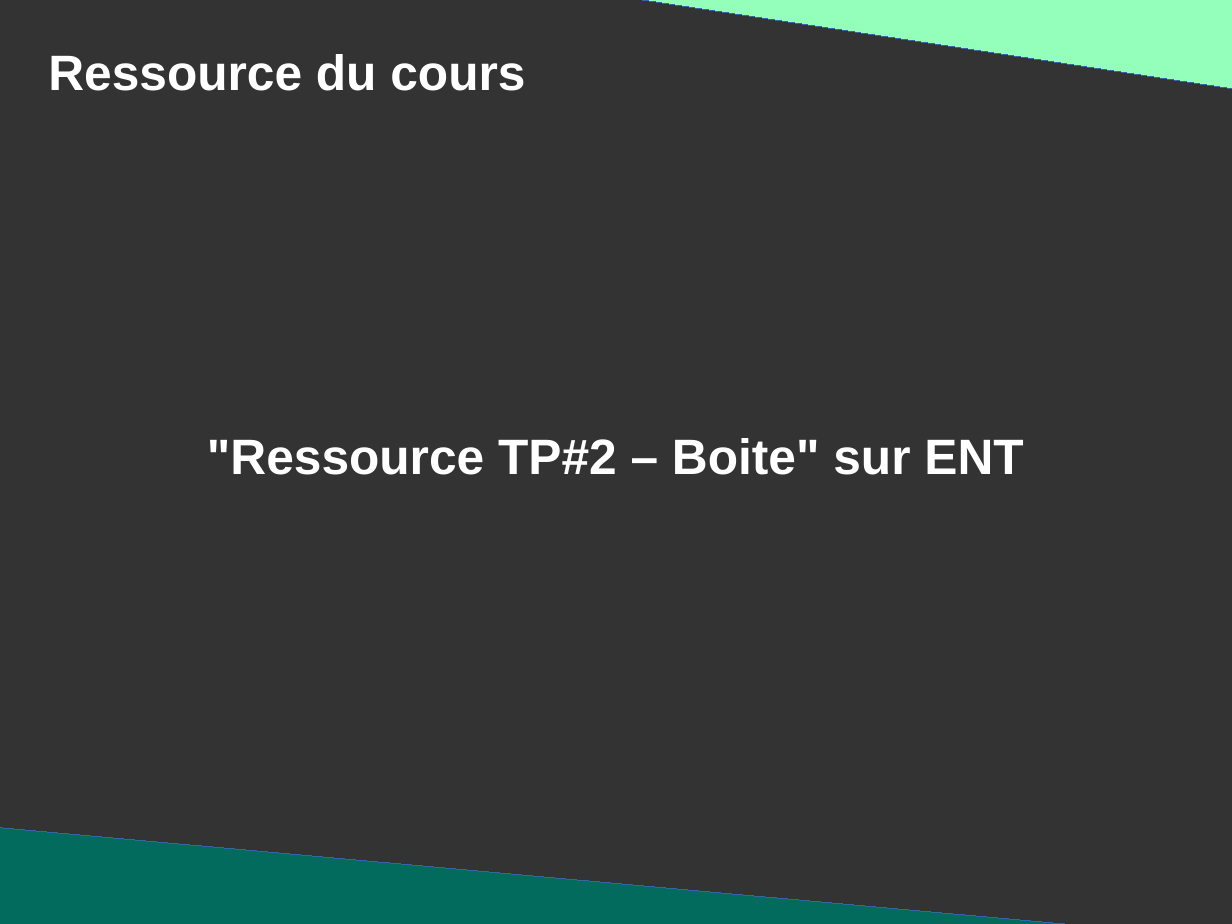
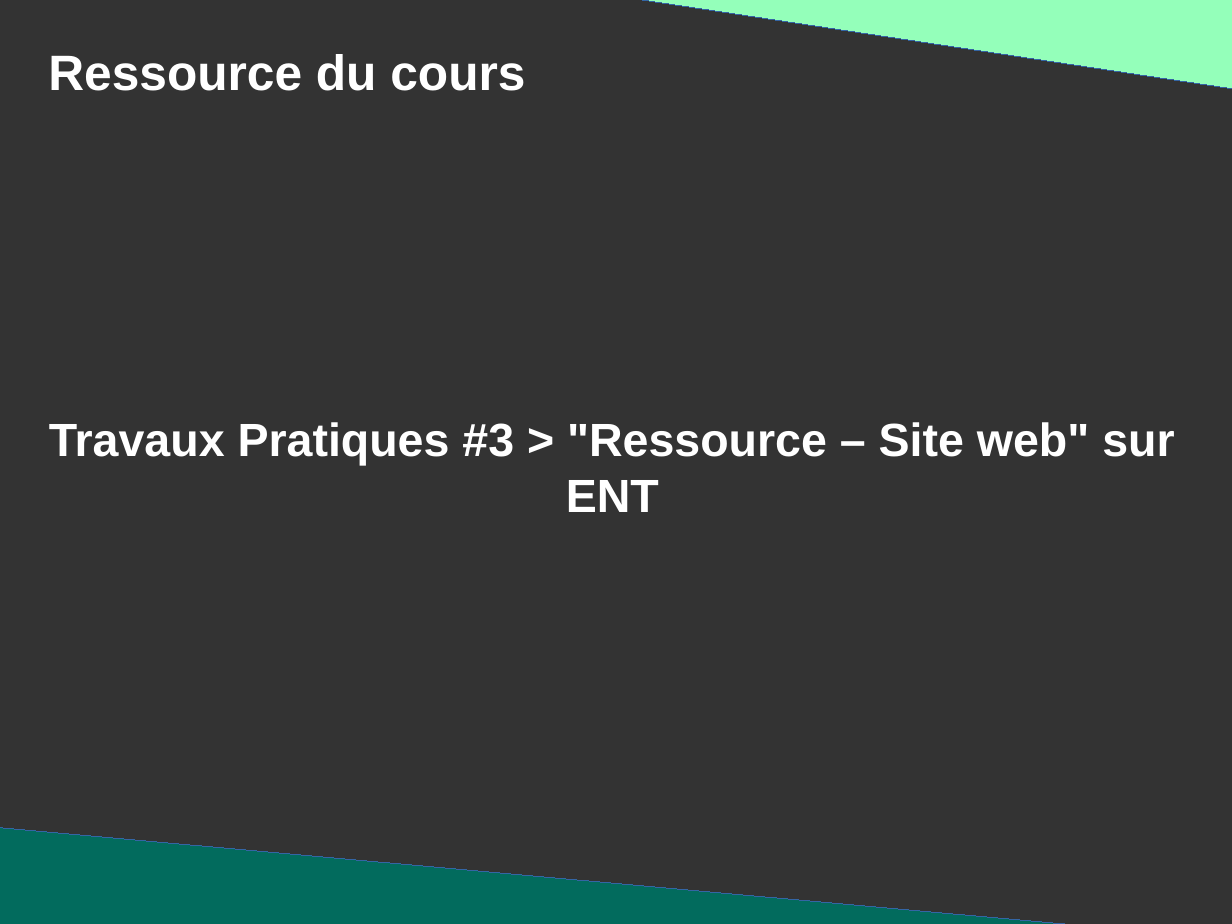
Before and after one commit to DanYellow/presentations, a slide deck: slide 20 of mmi/html/travaux-pratiques/numero-3/presentation.odp (slide 5 before the commit). Drawn at 1232x924 pixels with LibreOffice and Linux fonts; fonts in the diff are those of the drawing. Boxes give left, top, right and bottom in pixels: in the first picture for what was removed or moved away, otherwise in the second. Text is boxed around its words. In the diff, an @@ line names an element or a change of style, - is before the commit and + after.

```diff
--- a/mmi/html/travaux-pratiques/numero-3/presentation.odp
+++ b/mmi/html/travaux-pratiques/numero-3/presentation.odp
@@ title at [49,422,1174,512]: text changed; size 32 to 30 pt @@
-"Ressource TP#2 – Boite" sur ENT
+Travaux Pratiques #3 > "Ressource – Site web" sur ENT
```
Also in this commit, not shown: 8 other slides changed, 16 slides added, 6 other files.
